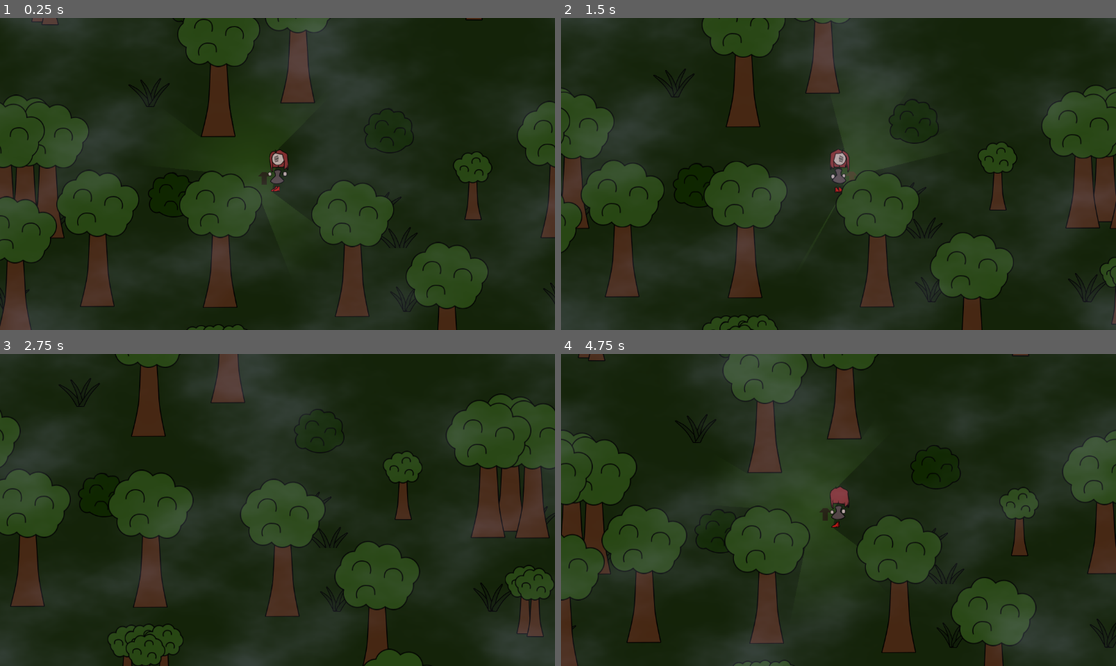
Above: before the commit, frames 1-4 (two rows, left to right).
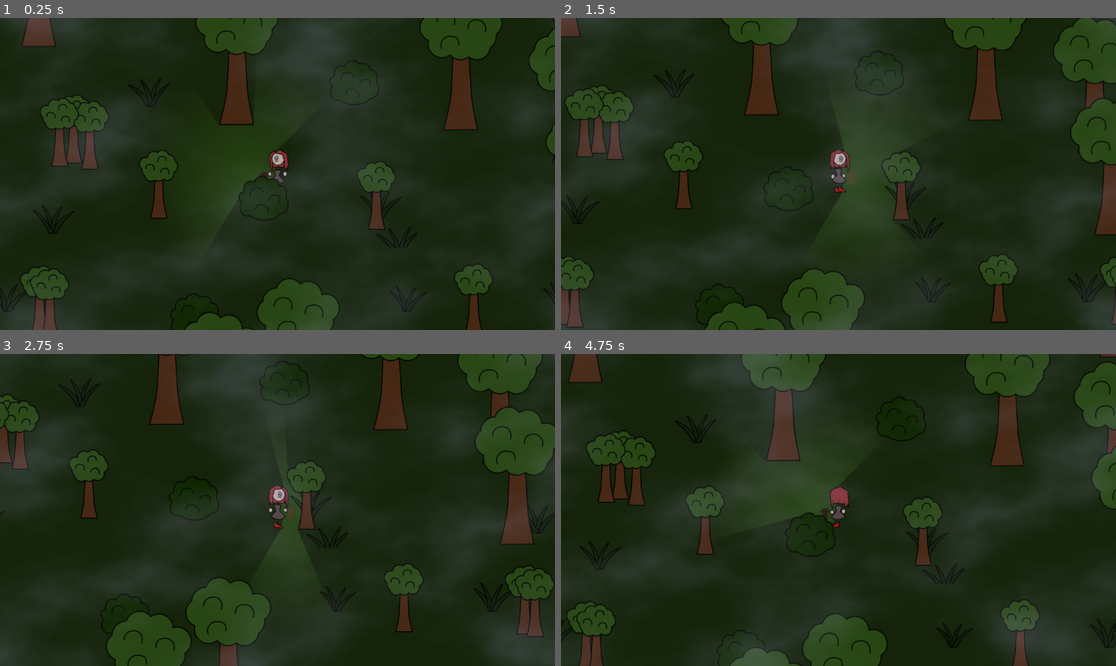
Above: after the commit, the same moments.

Repository: Jerrylikesgreen/-la-Santa-Compa-a
Game: Godot game, scene res://Scenes/forest.tscn
Same seed, same stepped clock (60 frames per second), same inputs: the game is played once before the commit and once after it. The project has no main scene, so this scene is started directly.
Inputs (mouse positions are in pixels of both pictures, inside the frame that each line leads up to):
- Up to frame 1 (0.25 s): no input
- Up to frame 2 (1.5 s): move the mouse to (960, 158) at 0.52 s; hold D (Right) 0.53-1.28 s; click (960, 158) at 0.6 s; move the mouse to (727, 189) at 1.27 s; hold S (Down) from 1.28 s (still down); click (727, 189) at 1.35 s
- Up to frame 3 (2.75 s): move the mouse to (333, 441) at 2.02 s; release S (Down) at 2.03 s; hold D (Right) from 2.03 s (still down); click (333, 441) at 2.1 s
- Up to frame 4 (4.75 s): move the mouse to (810, 572) at 2.77 s; release D (Right) at 2.78 s; hold W (Up) 2.78-3.53 s; click (810, 572) at 2.85 s; move the mouse to (1005, 556) at 3.52 s; hold A (Left) from 3.53 s (still down); click (1005, 556) at 3.6 s; move the mouse to (672, 463) at 4.27 s; click (672, 463) at 4.35 s

The runs differ from the first frame. In frame 1, 30% of the frame differs, in the area x 0-100%, y 0-100%; in frame 2, 28%; in frame 3, 27%; in frame 4, 32%.

Commit message:
Track visited chunks and improve chunk management
Added a visited_chunks dictionary to track which chunks have been visited, along with their scene and instance. Refactored chunk spawning and removal logic for clarity, and ensured the original scene is always stored in chunk metadata. Improved comments and variable naming for better maintainability.

Diff:
--- a/enviorment_generator.gd
+++ b/enviorment_generator.gd
@@ -1,54 +1,88 @@
 class_name EnvGen
 extends Node2D
+
+# Configurable variables
 var camera: Camera2D
 @export var chunk_scenes: Array[PackedScene]
-@export var screen_size := Vector2(1152, 648) # size of one chunk/screen
-@export var spawn_radius := 2 # how many screens away to spawn chunks
-@export var remove_radius := 2 # how many screens away to remove chunks
+@export var screen_size := Vector2(1152, 648)  # size of one chunk/screen
+@export var spawn_radius := 2                  # how many screens around the camera to spawn
+@export var remove_radius := 4                 # how many screens away to remove chunks
 
-var active_chunks := {}
-var last_camera_grid := Vector2.INF # impossible initial value
+# Internal tracking
+var active_chunks := {}         # Dictionary of currently active chunks
+var visited_chunks := {}        # Dictionary of visited chunks
+var last_camera_grid = null     # Tracks last grid the camera was in
 
+# Ready
 func _ready():
-	camera = CD.player_camera  # autoload reference to the player's camera
-	spawn_chunks_around_camera()  # initial spawn
+	camera = CD.player_camera
+	if camera != null:
+		last_camera_grid = get_camera_grid()
+		spawn_chunks_around_camera()  # spawn initial chunks
+
+# Helper: get camera grid
+func get_camera_grid() -> Vector2:
+	return Vector2(
+		int(camera.global_position.x / screen_size.x),
+		int(camera.global_position.y / screen_size.y)
+	)
 
 func _process(_delta):
 	if camera == null:
 		return
 
-	var camera_grid = Vector2(
-		int(camera.global_position.x / screen_size.x),
-		int(camera.global_position.y / screen_size.y)
-	)
+	var camera_grid = get_camera_grid()
 
-	# Only update if the camera moved into a new grid
 	if camera_grid != last_camera_grid:
 		last_camera_grid = camera_grid
+
+		# Grab the active chunk
+		var chunk_instance = active_chunks.get(camera_grid, null)
+		var chunk_scene = null
+		if chunk_instance != null and chunk_instance.has_meta("origin_scene"):
+			chunk_scene = chunk_instance.get_meta("origin_scene")
+
+		mark_chunk_visited(camera_grid, chunk_scene, chunk_instance)
+
 		spawn_chunks_around_camera()
 		remove_distant_chunks(camera_grid)
 
+
+# Spawn chunks around camera
 func spawn_chunks_around_camera():
-	# Spawn chunks within spawn_radius around the camera
 	for x_offset in range(-spawn_radius, spawn_radius + 1):
 		for y_offset in range(-spawn_radius, spawn_radius + 1):
 			var grid_pos = last_camera_grid + Vector2(x_offset, y_offset)
 			if not active_chunks.has(grid_pos):
 				spawn_chunk(grid_pos)
 
+# Remove distant chunks
 func remove_distant_chunks(camera_grid: Vector2):
 	var keys_to_remove := []
 	for grid_pos in active_chunks.keys():
-		# Remove chunks that are farther than remove_radius from the camera
 		if grid_pos.distance_to(camera_grid) > remove_radius:
 			keys_to_remove.append(grid_pos)
 	for grid_pos in keys_to_remove:
 		active_chunks[grid_pos].queue_free()
 		active_chunks.erase(grid_pos)
 
+# Spawn a single chunk
 func spawn_chunk(grid_pos: Vector2):
 	var chunk_scene = chunk_scenes[randi() % chunk_scenes.size()]
 	var chunk_instance = chunk_scene.instantiate()
 	chunk_instance.position = grid_pos * screen_size
+	# ALWAYS store the original scene
+	chunk_instance.set_meta("origin_scene", chunk_scene)
 	add_child(chunk_instance)
 	active_chunks[grid_pos] = chunk_instance
+
+
+# Mark chunk as visited
+func mark_chunk_visited(grid_pos: Vector2, chunk_scene: PackedScene, chunk_instance: Node):
+	if not visited_chunks.has(grid_pos):
+		visited_chunks[grid_pos] = {
+			"scene": chunk_scene,
+			"instance": chunk_instance,
+			"events_triggered": []
+		}
+		print("Player entered chunk at ", grid_pos, " using scene ", chunk_scene)
